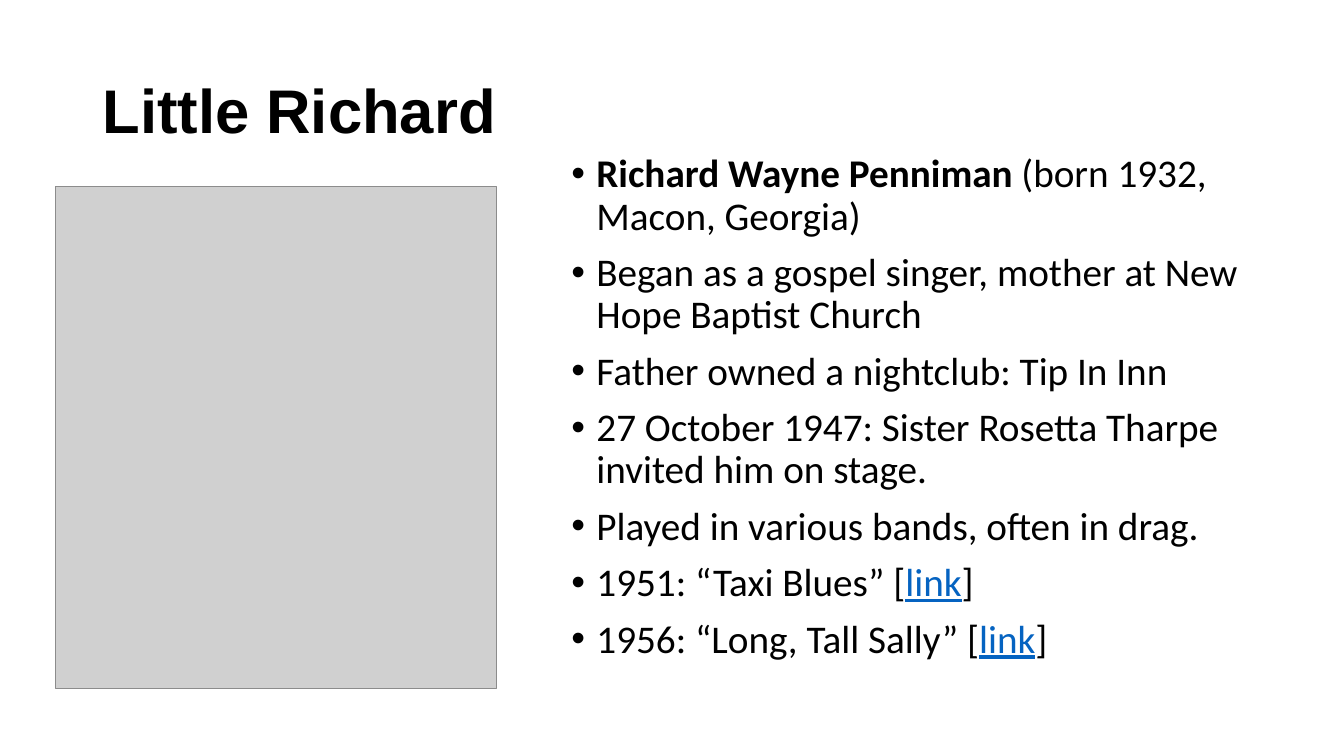
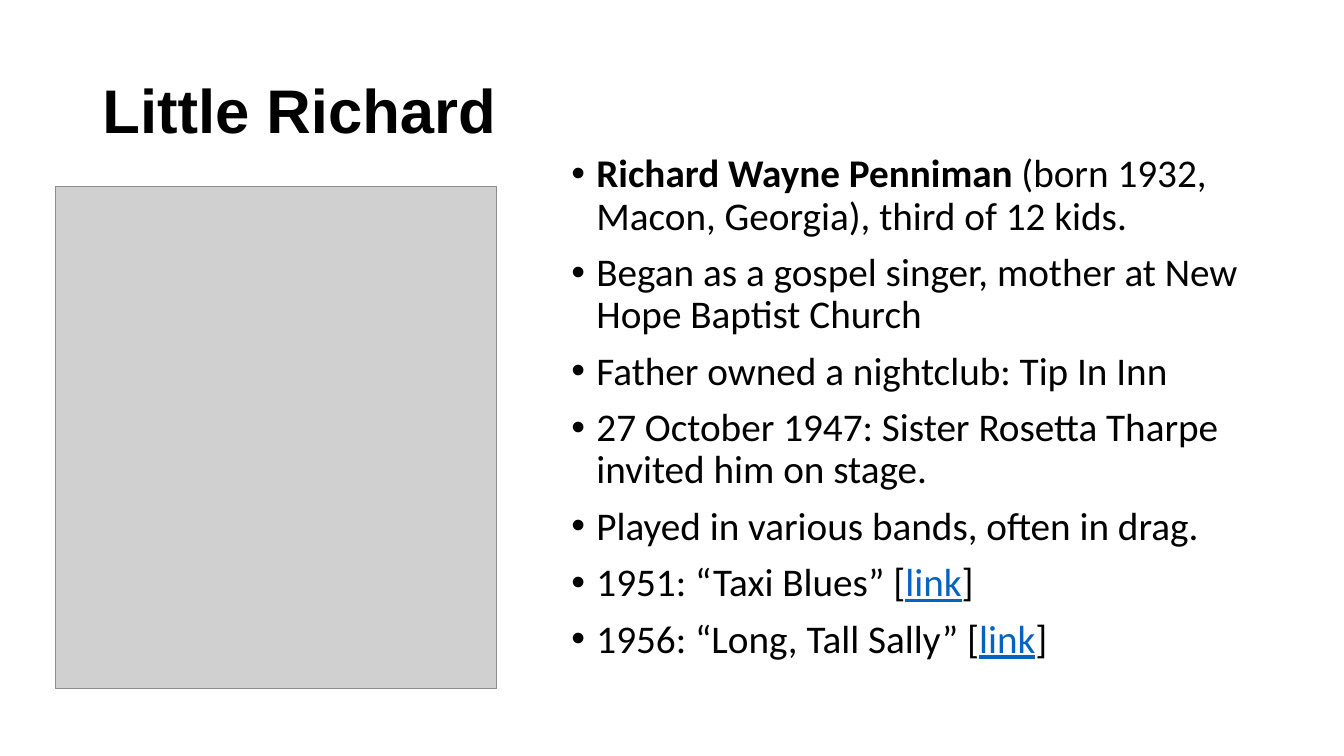
Before and after one commit to mrbaker1917/website, a slide deck: slide 17 of HSTR121/ppts/RockEmerges.pptx. Drawn at 1344x756 pixels with LibreOffice and Linux fonts; fonts in the diff are those of the drawing; grey boxes stand for pictures; background and template pictures are left out. Boxes give left, top, right and bottom in pixels: in the first picture for what was removed or moved away, otherwise in the second. Text is boxed around its words. In the diff, an @@ line names an element or a change of style, - is before the commit and + after.

```diff
--- a/HSTR121/ppts/RockEmerges.pptx
+++ b/HSTR121/ppts/RockEmerges.pptx
@@ text at (x1=596, y1=158, x2=1207, y2=237): text changed @@
-• Richard Wayne Penniman (born 1932, Macon, Georgia)
+• Richard Wayne Penniman (born 1932, Macon, Georgia), third of 12 kids.
```
Also in this commit, not shown: 1 other slide changed, 1 slide added, 2 other files.
